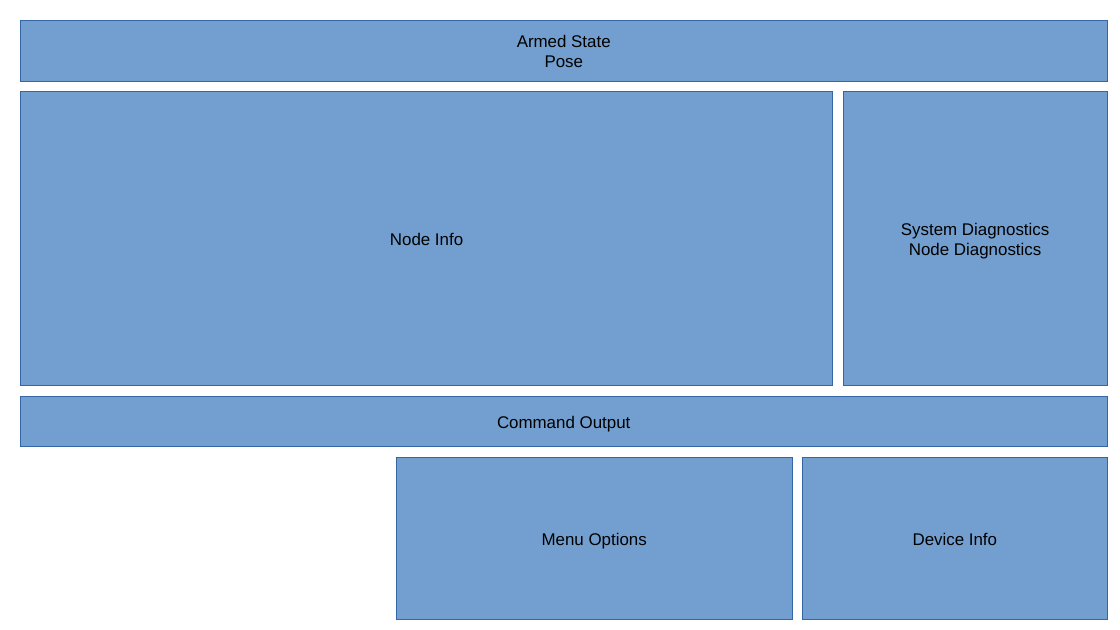
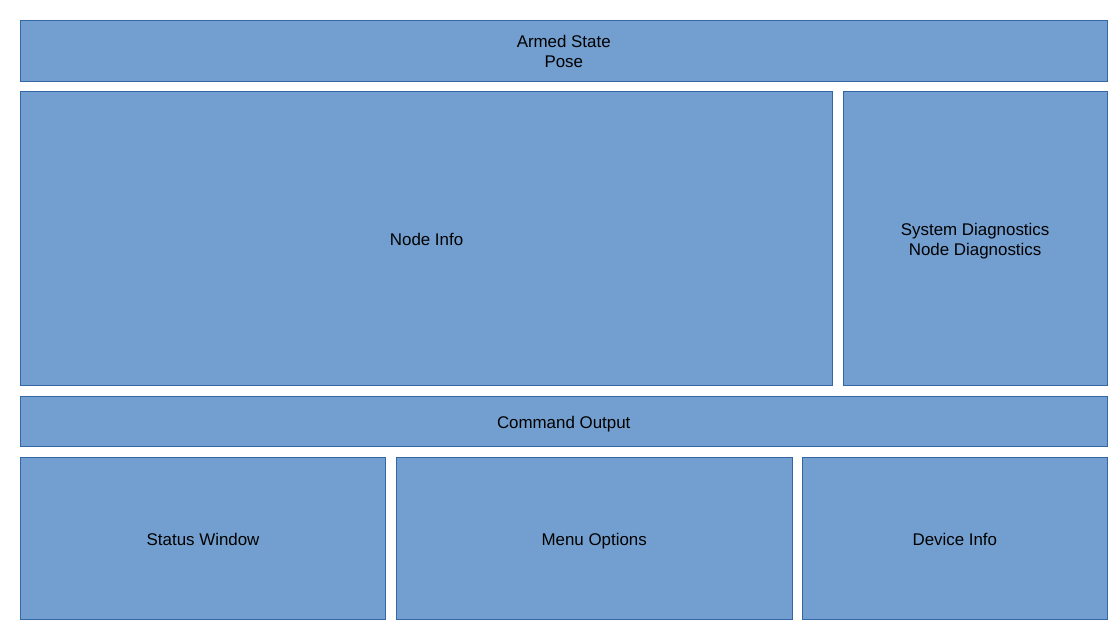
Before and after one commit to fastrobotics/robot_framework_ros, a slide deck: slide 1 of Tools/Applications/SystemMonitor/doc/design/SystemMonitorGraphicDesign.odp. Drawn at 1120x630 pixels with LibreOffice and Linux fonts; fonts in the diff are those of the drawing. Boxes give left, top, right and bottom in pixels: in the first picture for what was removed or moved away, otherwise in the second. Text is boxed around its words. In the diff, an @@ line names an element or a change of style, - is before the commit and + after.

```diff
--- a/Tools/Applications/SystemMonitor/doc/design/SystemMonitorGraphicDesign.odp
+++ b/Tools/Applications/SystemMonitor/doc/design/SystemMonitorGraphicDesign.odp
@@ rectangle added at <box>20,457,386,620</box>, fill #729FCF, outline #3465A4 0 pt, 12 pt, text #000000 @@
+Status Window
```
Also in this commit, not shown: 2 other files.
